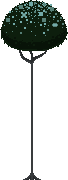
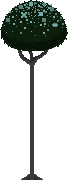
Revision of a layered 68px x 180px image; what changed, layer by layer:
painted on "Layer 3" over [18, 50, 48, 180]
